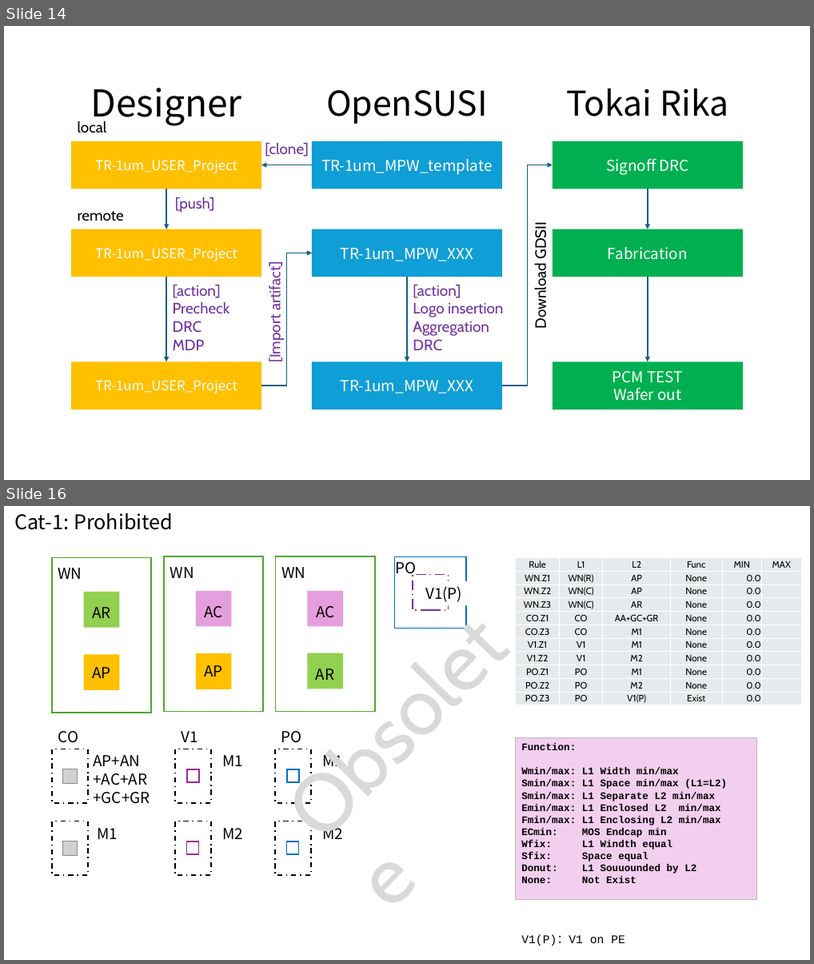
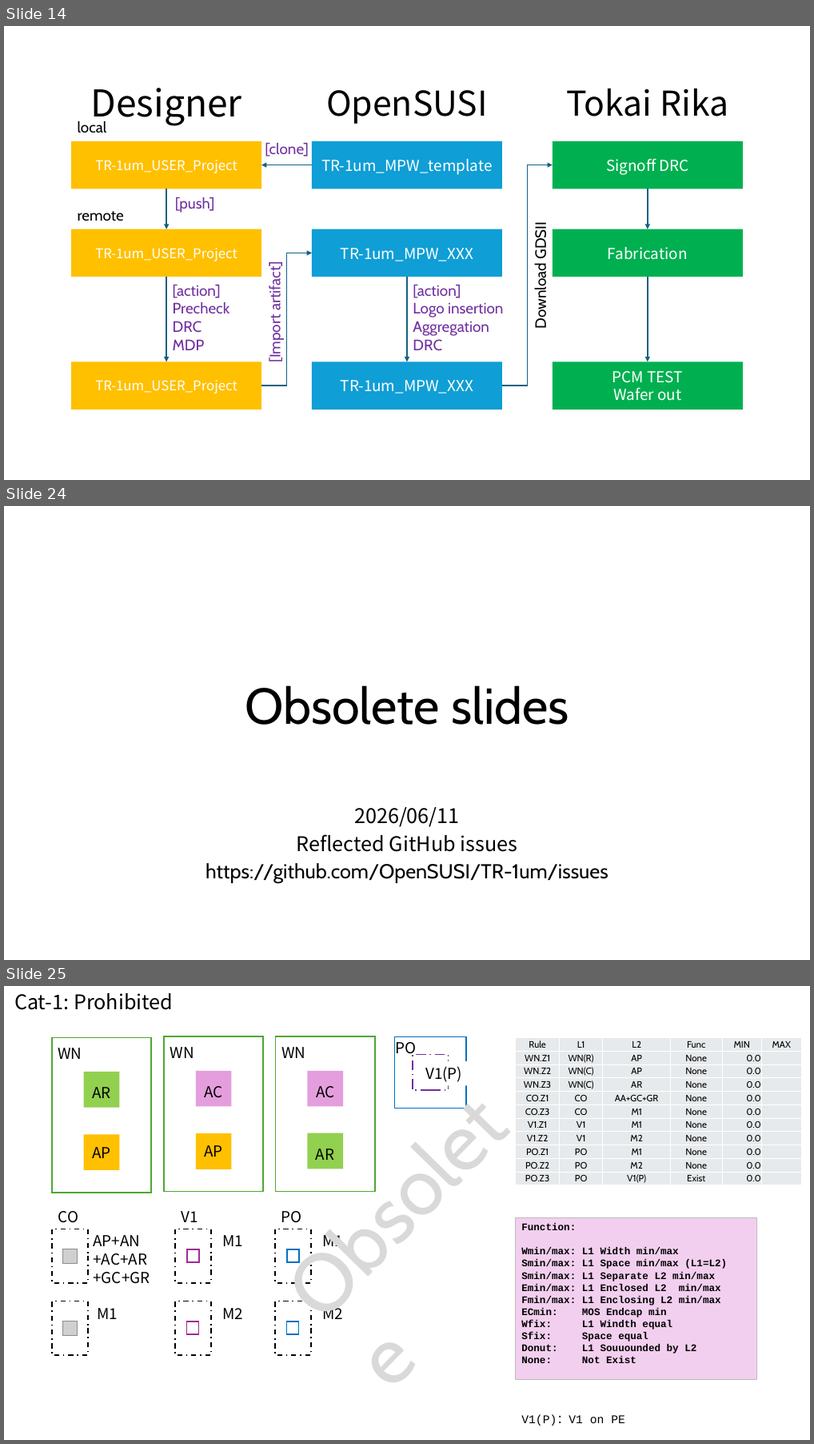
Before and after one commit to OpenSUSI/TR-1um, a slide deck: Document/TR-1um_DRC_summary.pptx. Shown one above the other, each under a label of ours: slides 14 and 16 before the commit, slides 14, 24 and 25 after it; the slides between them are not shown. The pictures are 814x964 and 814x1444 pixels, drawn with LibreOffice and Linux fonts; fonts in the diff are those of the drawing; grey boxes stand for pictures. Boxes give left, top, right and bottom in pixels: in the first picture for what was removed or moved away, otherwise in the second. Text is boxed around its words. In the diff, an @@ line names an element or a change of style, - is before the commit and + after.

```diff
--- a/Document/TR-1um_DRC_summary.pptx
+++ b/Document/TR-1um_DRC_summary.pptx
@@ slide 24 added at bbox=[4, 506, 810, 960], background #FFFFFF @@
@@ title added at bbox=[245, 685, 570, 724], 60 pt, text #000000 @@
+Obsolete slides
@@ subtitle added at bbox=[206, 807, 609, 883], 24 pt, text #000000 @@
+2026/06/11
+Reflected GitHub issues
+https://github.com/OpenSUSI/TR-1um/issues
@@ what was slide 16 is now slide 25 @@
```
Also in this commit, not shown: 9 slides changed, 8 other slides added, 1 other file.
